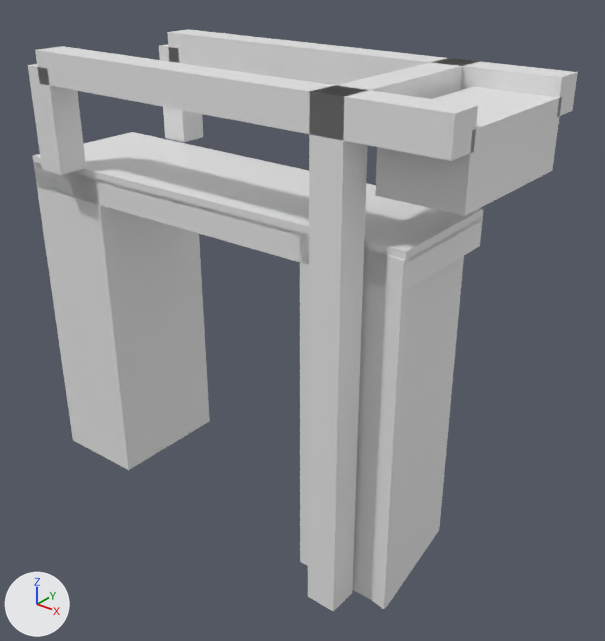
One commit to the glTF model models/voorschoten/voorschoten-brug-656ee11d/voorschoten-brug-656ee11d.glb: the scene before it, then after it.
Rendered twice from a 50 mm lens placed at (15.89, -16.88, 7.33), pointed at (1.85, 0.66, -3.54). The axes (+X, +Y, +Z) are drawn at lower left. The lights are the same throughout. The picture after the commit comes second.

In view in the first picture: 'building:balans', 'building:balans 2', 'building:contragewicht', 'building:hamei', 'building:hamei 2', 'building:hangstang', 'building:hangstang 2', 'building:portaal', 'road:dek', 'road:fietspad', 'road:landhoofd (aangenomen)', 'road:landhoofd (aangenomen) 2'.
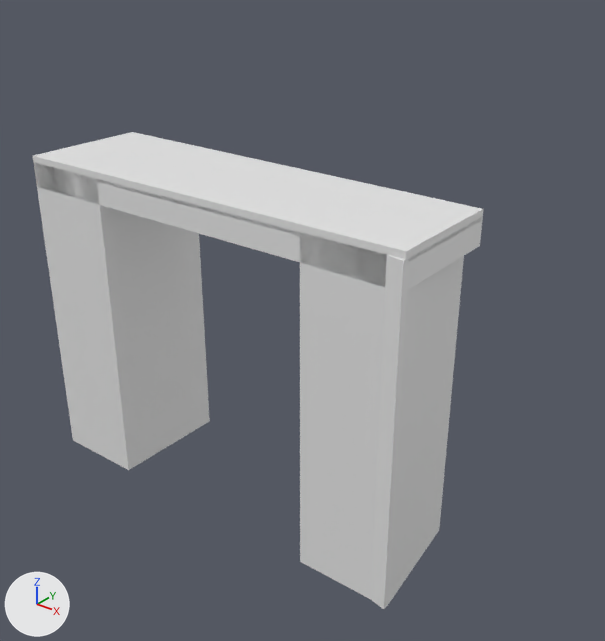
Pixel boxes [x1, y1, x2, y2] of what changed, in the pictures (605 x 641 px):
'building:hamei 2', deleted: before [308, 85, 368, 611]
'building:balans 2', deleted: before [35, 46, 478, 161]
'building:contragewicht', deleted: before [375, 87, 562, 216]
'building:balans', deleted: before [167, 29, 578, 117]
'building:hangstang 2', deleted: before [28, 64, 86, 175]
'building:portaal', deleted: before [324, 60, 466, 99]
'building:hangstang', deleted: before [159, 44, 203, 142]
'building:hamei', deleted: before [435, 58, 480, 66]

The change, as a diff of the scene's bpy script:
```diff
--- a/models/voorschoten/voorschoten-brug-656ee11d/voorschoten-brug-656ee11d.glb.py
+++ b/models/voorschoten/voorschoten-brug-656ee11d/voorschoten-brug-656ee11d.glb.py
@@ ob_building_hamei @@
-ob_building_hamei = bpy.data.objects.new('building:hamei', me_hamei)
-ob_building_hamei.location = (0.0, 0.0, 0.0)
@@ ob_building_hamei_2 @@
-ob_building_hamei_2 = bpy.data.objects.new('building:hamei 2', me_hamei_2)
-ob_building_hamei_2.location = (0.0, 0.0, 0.0)
@@ ob_building_portaal @@
-ob_building_portaal = bpy.data.objects.new('building:portaal', me_portaal)
-ob_building_portaal.location = (0.0, 0.0, 0.0)
@@ ob_building_balans @@
-ob_building_balans = bpy.data.objects.new('building:balans', me_balans)
-ob_building_balans.location = (0.0, 0.0, 0.0)
@@ ob_building_hangstang @@
-ob_building_hangstang = bpy.data.objects.new('building:hangstang', me_hangstang)
-ob_building_hangstang.location = (0.0, 0.0, 0.0)
@@ ob_building_balans_2 @@
-ob_building_balans_2 = bpy.data.objects.new('building:balans 2', me_balans_2)
-ob_building_balans_2.location = (0.0, 0.0, 0.0)
@@ ob_building_hangstang_2 @@
-ob_building_hangstang_2 = bpy.data.objects.new('building:hangstang 2', me_hangstang_2)
-ob_building_hangstang_2.location = (0.0, 0.0, 0.0)
@@ ob_building_contragewicht @@
-ob_building_contragewicht = bpy.data.objects.new('building:contragewicht', me_contragewicht)
-ob_building_contragewicht.location = (0.0, 0.0, 0.0)
```
